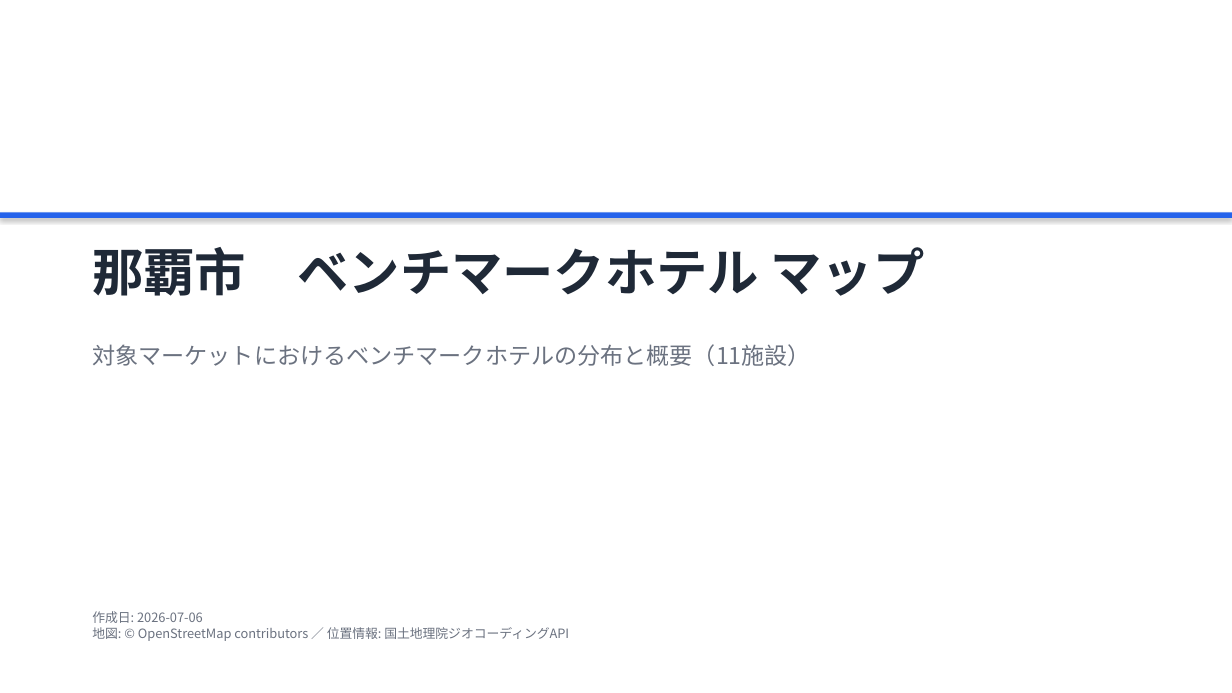
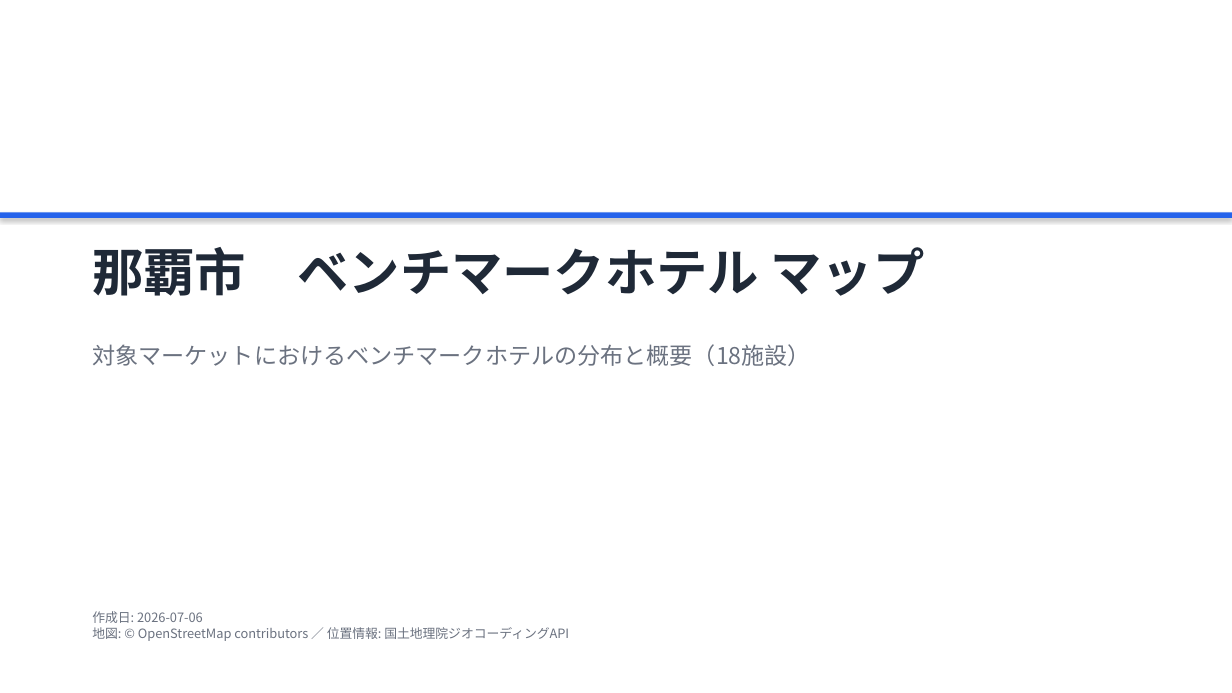
Before and after one commit to mitsurusakamoto10-sketch/MS, a slide deck: slide 1 of output/benchmark_hotels.pptx. Drawn at 1232x693 pixels with LibreOffice and Linux fonts; fonts in the diff are those of the drawing. Boxes give left, top, right and bottom in pixels: in the first picture for what was removed or moved away, otherwise in the second. Text is boxed around its words. In the diff, an @@ line names an element or a change of style, - is before the commit and + after.

```diff
--- a/output/benchmark_hotels.pptx
+++ b/output/benchmark_hotels.pptx
@@ text at (92,344,811,366): text changed @@
-対象マーケットにおけるベンチマークホテルの分布と概要（11施設）
+対象マーケットにおけるベンチマークホテルの分布と概要（18施設）
```
Also in this commit, not shown: 2 other slides changed, 4 other files.
